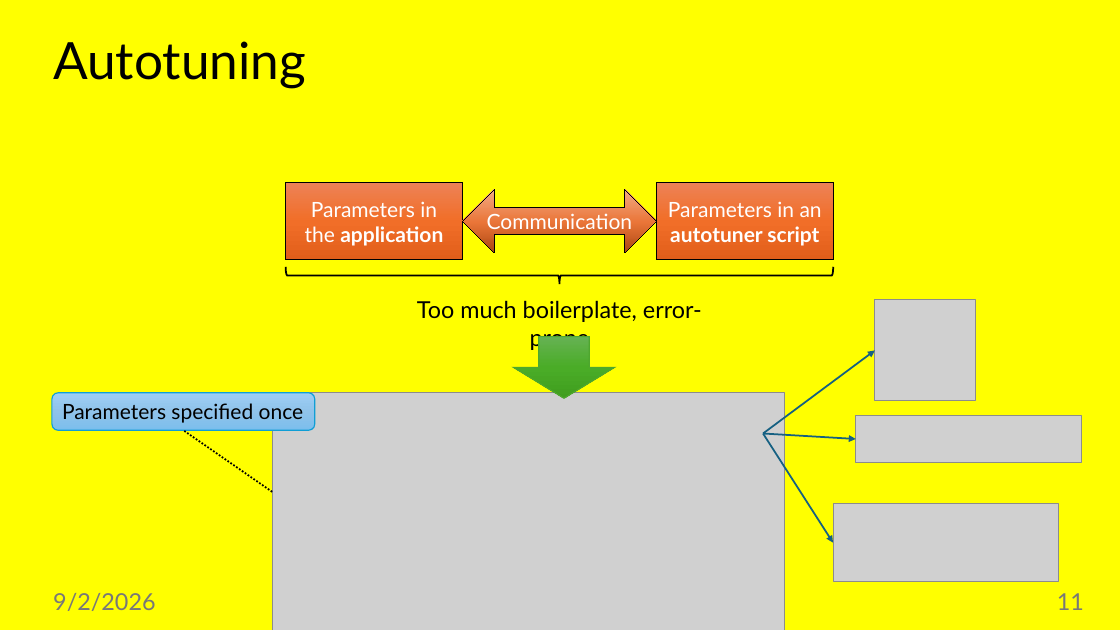
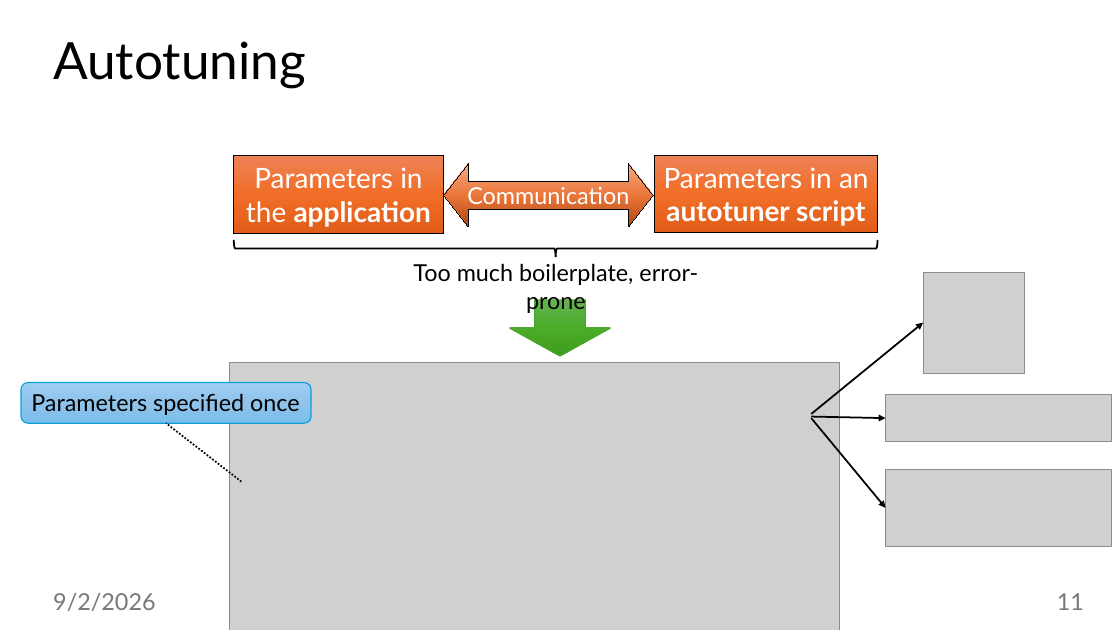
Before and after one commit to jiriklepl/phd-thesis, a slide deck: slide 11 of slides/Optimizing Memory Layouts and Traversal Orders in High-Performance Computing.pptx. Drawn at 1120x630 pixels with LibreOffice and Linux fonts; fonts in the diff are those of the drawing; grey boxes stand for pictures. Boxes give left, top, right and bottom in pixels: in the first picture for what was removed or moved away, otherwise in the second. Text is boxed around its words. In the diff, an @@ line names an element or a change of style, - is before the commit and + after.

Commit message:
hopefully much better

```diff
--- a/slides/Optimizing Memory Layouts and Traversal Orders in High-Performance Computing.pptx
+++ b/slides/Optimizing Memory Layouts and Traversal Orders in High-Performance Computing.pptx
@@ background #FFFF00 to #FFFFFF @@
@@ rectangle "Parameters in the application" at (234, 155, 443, 233): size 18 to 24 pt @@
@@ rectangle "Parameters in the application": place and size @@
-rectangle "Parameters in the application" at (286, 182, 462, 260)
+rectangle "Parameters in the application" at (234, 155, 443, 233)
@@ left right arrow "Communication": place and size @@
-left right arrow "Communication" at (462, 189, 656, 253)
+left right arrow "Communication" at (444, 164, 653, 228)
@@ left right arrow "Communication" at (444, 164, 653, 228): size 18 to 20 pt; proportions changed @@
@@ rectangle "Parameters in an autotuner script": place and size @@
-rectangle "Parameters in an autotuner script" at (657, 182, 833, 260)
+rectangle "Parameters in an autotuner script" at (655, 155, 877, 233)
@@ rectangle "Parameters in an autotuner script" at (655, 155, 877, 233): size 18 to 24 pt @@
@@ right brace: place and size @@
-right brace at (286, 267, 834, 284)
+right brace at (234, 240, 878, 258)
@@ text "Too much boilerplate, error-prone": place and size @@
-text "Too much boilerplate, error-prone" at (417, 300, 702, 352)
+text "Too much boilerplate, error-prone" at (413, 263, 698, 315)
@@ picture: place and size @@
-picture at (875, 300, 975, 401)
+picture at (923, 272, 1024, 373)
@@ down arrow: place and size @@
-down arrow at (513, 337, 614, 398)
+down arrow at (510, 300, 611, 356)
@@ arrow moved from (763, 434) - (875, 350) to (812, 414) - (923, 323) @@
@@ arrow (812, 414) - (923, 323): stroke #156082 1.5 pt to #000000 1.5 pt @@
@@ rounded rectangle "Parameters specified once": place and size @@
-rounded rectangle "Parameters specified once" at (52, 393, 315, 431)
+rounded rectangle "Parameters specified once" at (21, 382, 311, 423)
@@ rounded rectangle "Parameters specified once" at (21, 382, 311, 423): size 18 to 20 pt @@
@@ picture: place and size @@
-picture at (272, 393, 785, 630)
+picture at (229, 363, 839, 630)
@@ arrow moved from (763, 434) - (833, 543) to (812, 418) - (886, 508) @@
@@ arrow (812, 418) - (886, 508): stroke #156082 1.5 pt to #000000 1.5 pt @@
@@ arrow moved from (763, 434) - (856, 439) to (812, 417) - (886, 418) @@
@@ arrow (812, 417) - (886, 418): stroke #156082 1.5 pt to #000000 1.5 pt @@
@@ picture: place and size @@
-picture at (856, 415, 1082, 462)
+picture at (886, 395, 1112, 442)
@@ line moved from (272, 492) - (183, 430) to (241, 481) - (166, 423) @@
@@ picture: place and size @@
-picture at (833, 504, 1060, 581)
+picture at (886, 470, 1112, 547)
```
Also in this commit, not shown: 16 other slides changed.
